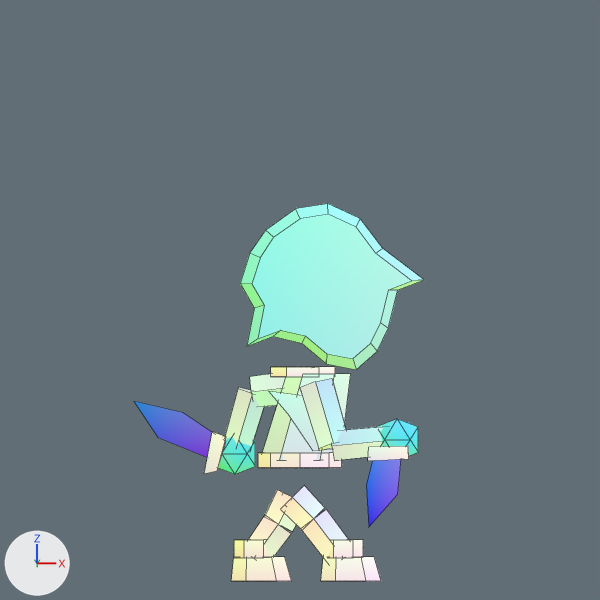
Renders of the Blender file assets/sprites/units/shadow_assassin/shadow_assassin.blend from each side of a commit.
Both versions are drawn from the file's camera 'SideOrthographic'. Arrows for +X, +Y and +Z are at lower left; the lights stay in place. The picture after the commit comes second. Mesh edges are drawn as thin lines.

The older version as bpy lines, for what is in view:
```python
ob_boot_cuff_l = bpy.data.objects.new('boot_cuff_l', me_boot_cuff_l)
ob_boot_cuff_l.location = (0.0, 0.0, 0.0)
ob_boot_cuff_r = bpy.data.objects.new('boot_cuff_r', me_boot_cuff_r)
ob_boot_cuff_r.location = (0.0, 0.0, 0.0)
ob_boot_l = bpy.data.objects.new('boot_l', me_boot_l)
ob_boot_l.location = (0.0, 0.0, 0.0)
ob_boot_r = bpy.data.objects.new('boot_r', me_boot_r)
ob_boot_r.location = (0.0, 0.0, 0.0)
ob_shin_l = bpy.data.objects.new('shin_l', me_shin_l)
ob_shin_l.location = (0.0, 0.0, 0.0)
ob_shin_r = bpy.data.objects.new('shin_r', me_shin_r)
ob_shin_r.location = (0.0, 0.0, 0.0)
ob_side_projected_head = bpy.data.objects.new('side_projected_head', me_side_projected_head)
ob_side_projected_head.location = (0.0, 0.0, 0.0)
ob_thigh_l = bpy.data.objects.new('thigh_l', me_thigh_l)
ob_thigh_l.location = (0.0, 0.0, 0.0)
ob_thigh_r = bpy.data.objects.new('thigh_r', me_thigh_r)
ob_thigh_r.location = (0.0, 0.0, 0.0)
# also in view: 'upper_arm_r' at (-0.079, 0.336, 1.019); 'belt' at (0.0, 0.0, 0.649); 'forearm_r' at (-0.284, 0.366, 0.841); 'tabard_body' at (0.026, 0.0, 0.87); 'sash' at (0.03, -0.294, 0.849)
```
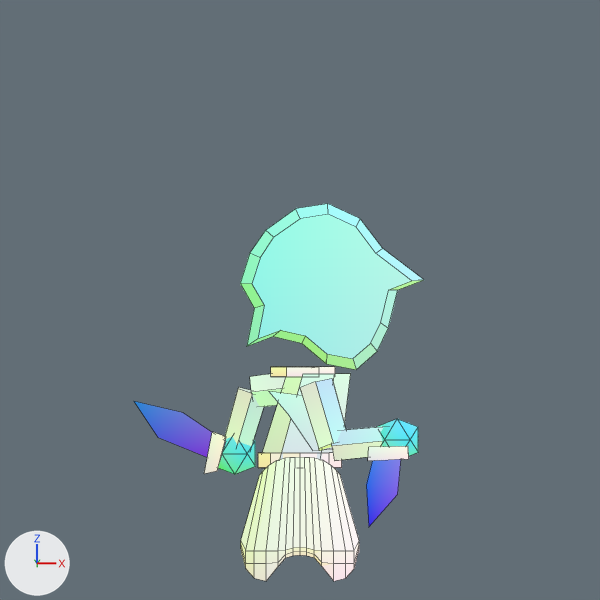
Pixel boxes [x1, y1, x2, y2] of what changed, in the pictures (600 x 600 px):
```json
{"object": "leg_pocket", "change": "added", "after": [241, 457, 359, 581]}
{"object": "boot_r", "change": "deleted", "before": [231, 557, 291, 581]}
{"object": "boot_l", "change": "deleted", "before": [321, 557, 381, 581]}
{"object": "shin_l", "change": "deleted", "before": [301, 509, 348, 561]}
{"object": "thigh_l", "change": "deleted", "before": [280, 486, 325, 528]}
{"object": "shin_r", "change": "deleted", "before": [248, 515, 291, 557]}
{"object": "thigh_r", "change": "deleted", "before": [265, 490, 296, 531]}
{"object": "boot_cuff_r", "change": "deleted", "before": [234, 540, 269, 558]}
{"object": "boot_cuff_l", "change": "deleted", "before": [328, 540, 363, 558]}
```

The change, as JSON lines over the scene's bpy script:
```json
{"op": "add", "block": "me_leg_pocket", "code": ["me_leg_pocket = bpy.data.meshes.new('leg_pocket')", "me_leg_pocket.from_pydata(...)  # 105 vertices, 102 faces; spans x -0.301..0.301, y -0.261..0.261, z 0.035..0.667", "me_leg_pocket.materials.append(mat_uv_data_near)"]}
{"op": "remove", "block": "ob_thigh_l", "code": ["ob_thigh_l = bpy.data.objects.new('thigh_l', me_thigh_l)", "ob_thigh_l.location = (0.0, 0.0, 0.0)"]}
{"op": "remove", "block": "ob_shin_l", "code": ["ob_shin_l = bpy.data.objects.new('shin_l', me_shin_l)", "ob_shin_l.location = (0.0, 0.0, 0.0)"]}
{"op": "remove", "block": "ob_boot_l", "code": ["ob_boot_l = bpy.data.objects.new('boot_l', me_boot_l)", "ob_boot_l.location = (0.0, 0.0, 0.0)"]}
{"op": "remove", "block": "ob_boot_cuff_l", "code": ["ob_boot_cuff_l = bpy.data.objects.new('boot_cuff_l', me_boot_cuff_l)", "ob_boot_cuff_l.location = (0.0, 0.0, 0.0)"]}
{"op": "remove", "block": "ob_thigh_r", "code": ["ob_thigh_r = bpy.data.objects.new('thigh_r', me_thigh_r)", "ob_thigh_r.location = (0.0, 0.0, 0.0)"]}
{"op": "remove", "block": "ob_shin_r", "code": ["ob_shin_r = bpy.data.objects.new('shin_r', me_shin_r)", "ob_shin_r.location = (0.0, 0.0, 0.0)"]}
{"op": "remove", "block": "ob_boot_r", "code": ["ob_boot_r = bpy.data.objects.new('boot_r', me_boot_r)", "ob_boot_r.location = (0.0, 0.0, 0.0)"]}
{"op": "remove", "block": "ob_boot_cuff_r", "code": ["ob_boot_cuff_r = bpy.data.objects.new('boot_cuff_r', me_boot_cuff_r)", "ob_boot_cuff_r.location = (0.0, 0.0, 0.0)"]}
{"op": "add", "block": "ob_leg_pocket", "code": ["ob_leg_pocket = bpy.data.objects.new('leg_pocket', me_leg_pocket)", "ob_leg_pocket.location = (0.0, 0.0, 0.0)"]}
```
